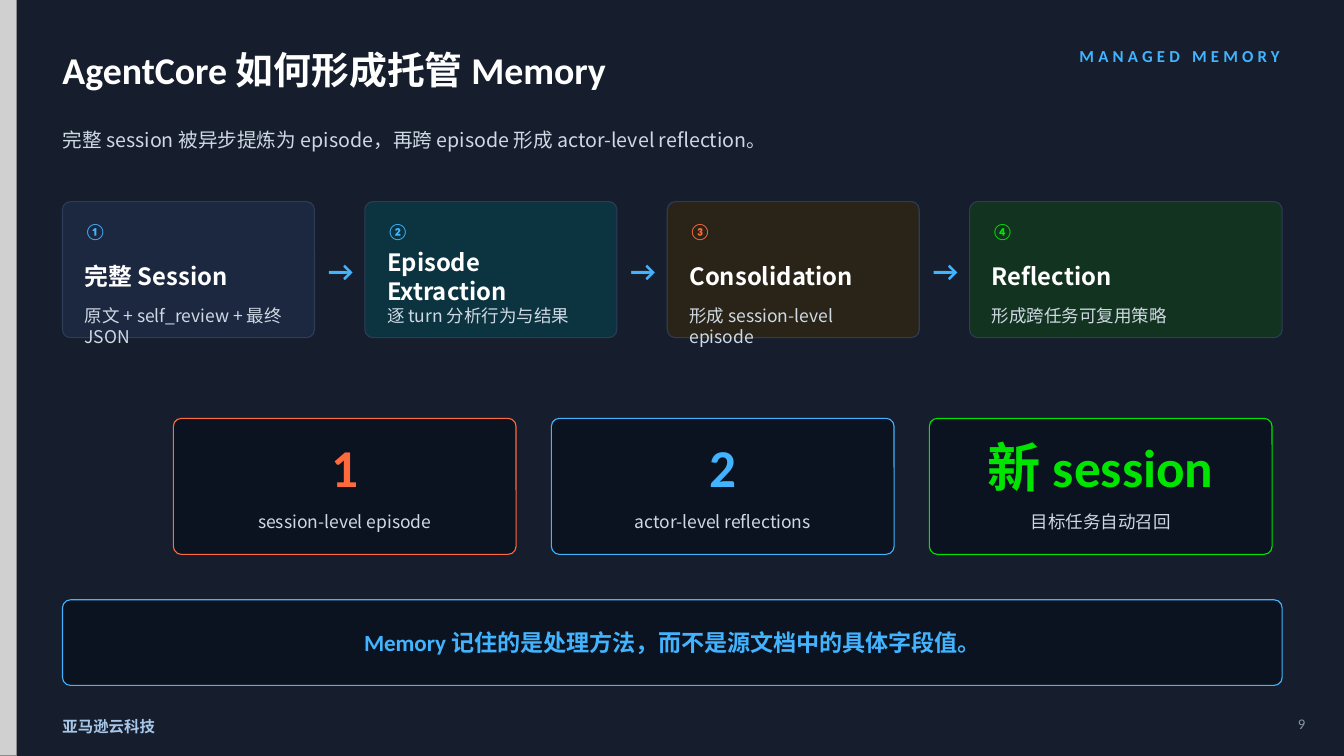
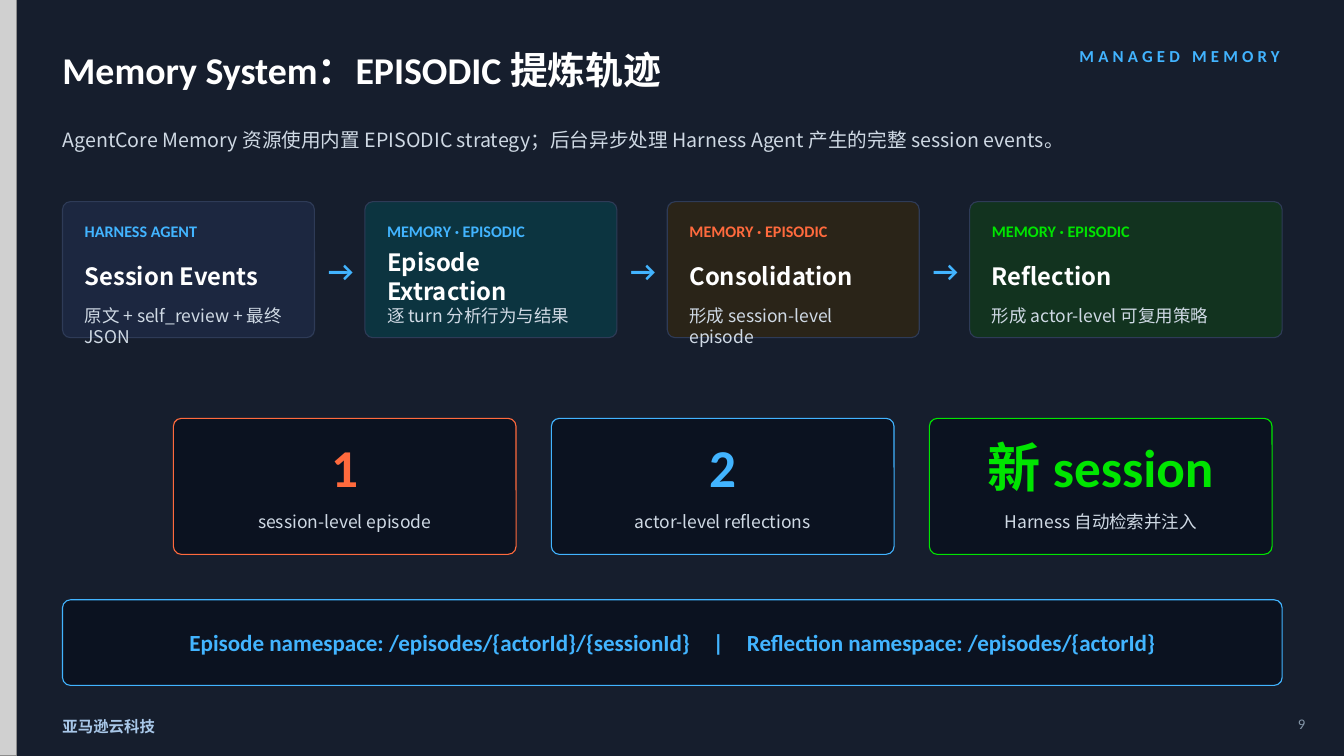
Before and after one commit to dashjim/agentcore-memory-loop, a slide deck: slide 9 of docs/记忆能让Agent越跑越好吗-V3.pptx. Drawn at 1344x756 pixels with LibreOffice and Linux fonts; fonts in the diff are those of the drawing; grey boxes stand for pictures. Boxes give left, top, right and bottom in pixels: in the first picture for what was removed or moved away, otherwise in the second. Text is boxed around its words. In the diff, an @@ line names an element or a change of style, - is before the commit and + after.

Commit message:
docs: clarify execution roles in memory deck

```diff
--- a/docs/记忆能让Agent越跑越好吗-V3.pptx
+++ b/docs/记忆能让Agent越跑越好吗-V3.pptx
@@ text at [62, 51, 661, 90]: text changed @@
-AgentCore 如何形成托管 Memory
+Memory System：EPISODIC 提炼轨迹
@@ text at [62, 130, 1063, 152]: text changed @@
-完整 session 被异步提炼为 episode，再跨 episode 形成 actor-level reflection。
+AgentCore Memory 资源使用内置 EPISODIC strategy；后台异步处理 Harness Agent 产生的完整 session events。
@@ text at [85, 226, 197, 237]: text changed @@
-①
+HARNESS AGENT
@@ text at [387, 226, 525, 237]: text changed @@
-②
+MEMORY · EPISODIC
@@ text at [689, 226, 827, 237]: text changed @@
-③
+MEMORY · EPISODIC
@@ text at [992, 226, 1130, 237]: text changed @@
-④
+MEMORY · EPISODIC
@@ text at [85, 265, 259, 286]: text changed @@
-完整 Session
+Session Events
@@ text at [992, 307, 1208, 324]: text changed @@
-形成跨任务可复用策略
+形成 actor-level 可复用策略
@@ text at [1005, 513, 1197, 530]: text changed @@
-目标任务自动召回
+Harness 自动检索并注入
@@ text at [189, 634, 1155, 655]: text changed @@
-Memory 记住的是处理方法，而不是源文档中的具体字段值。
+Episode namespace: /episodes/{actorId}/{sessionId} | Reflection namespace: /episodes/{actorId}
```
Also in this commit, not shown: 6 other slides changed, 2 other files.
